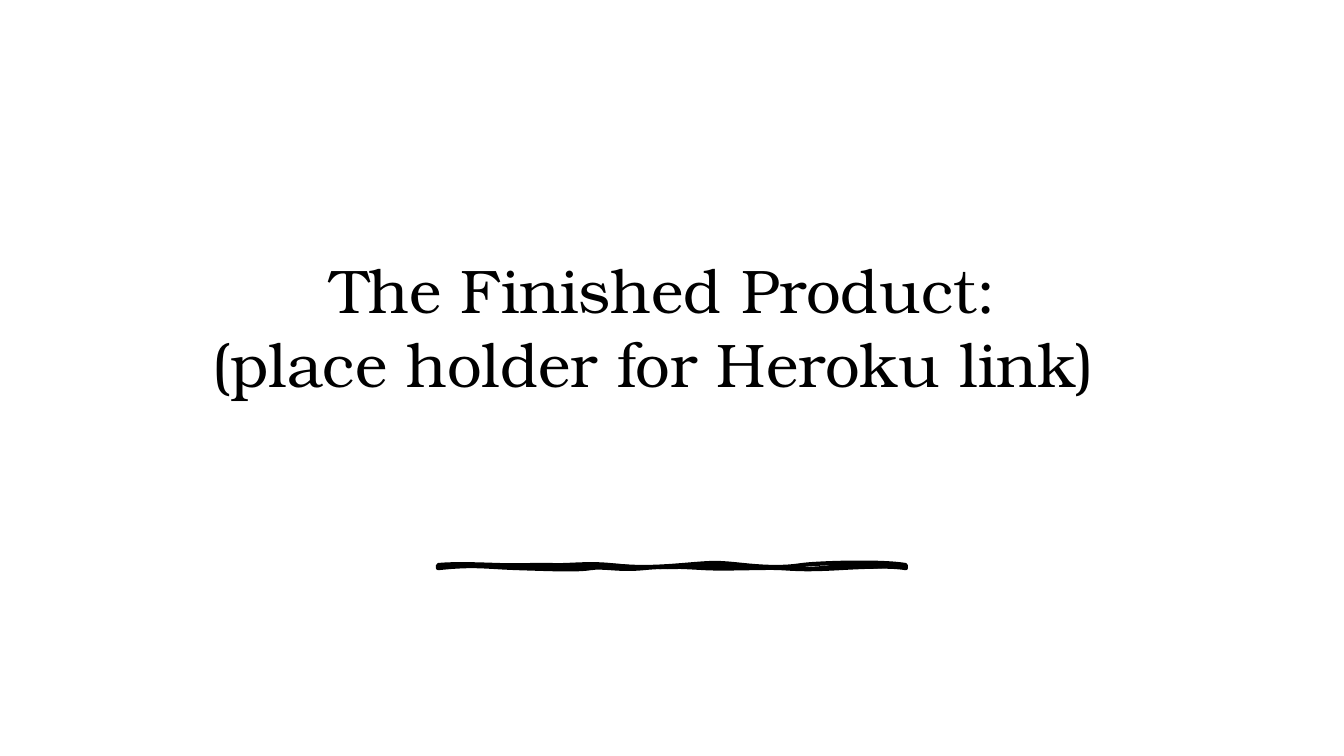
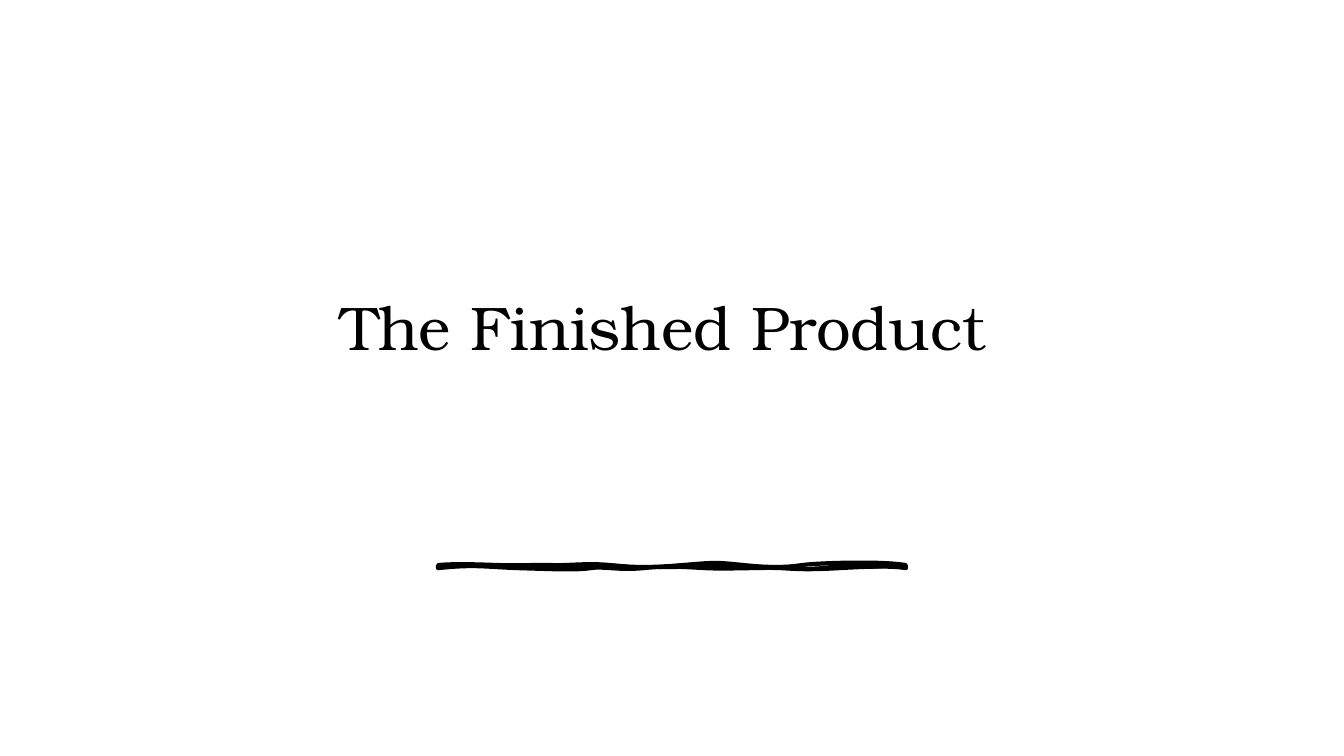
Before and after one commit to tristanh314/final-project-ddt, a slide deck: slide 14 of Machine Learning in the Housing Market.pptx. Drawn at 1344x756 pixels with LibreOffice and Linux fonts; fonts in the diff are those of the drawing. Boxes give left, top, right and bottom in pixels: in the first picture for what was removed or moved away, otherwise in the second. Text is boxed around its words. In the diff, an @@ line names an element or a change of style, - is before the commit and + after.

Commit message:
slightPPchange

```diff
--- a/Machine Learning in the Housing Market.pptx
+++ b/Machine Learning in the Housing Market.pptx
@@ title at (340,306,986,351): text changed @@
-The Finished Product:
-(place holder for Heroku link)
+The Finished Product
```
